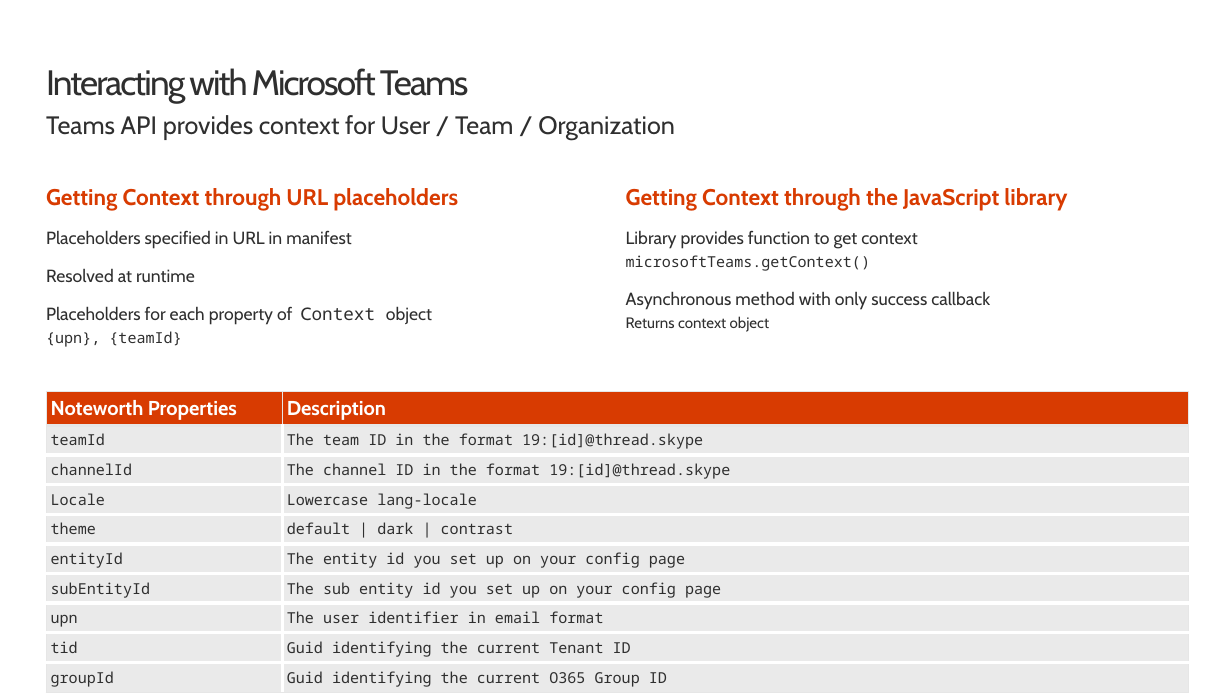
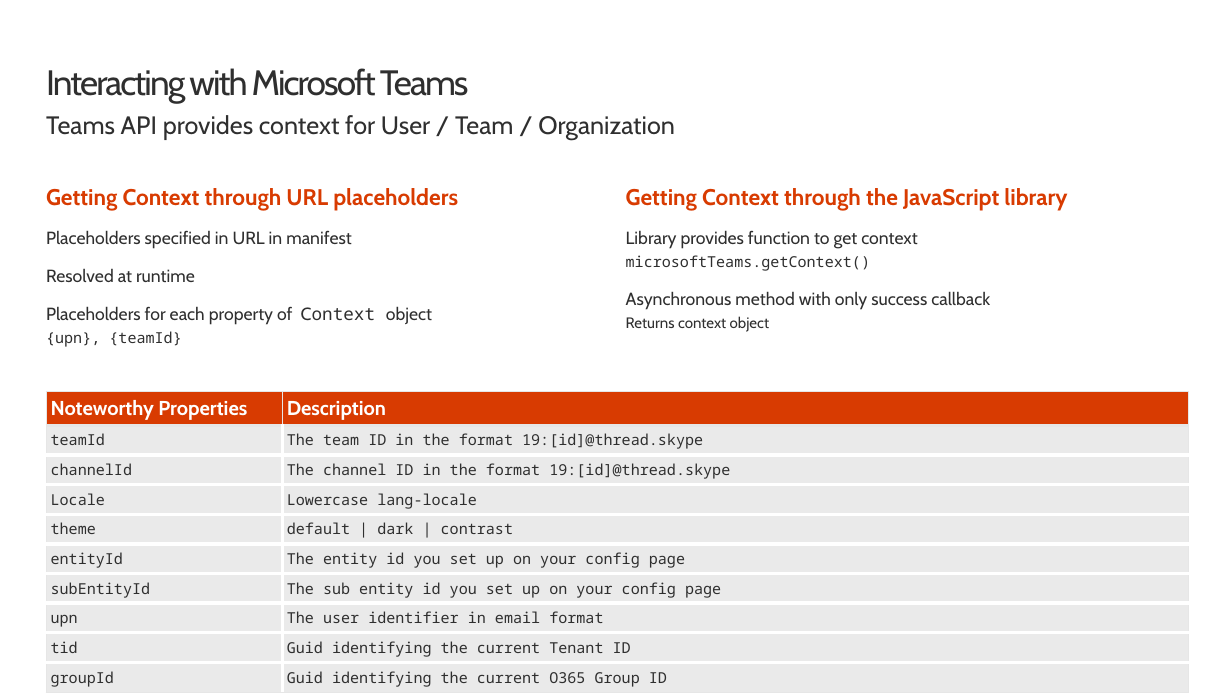
Before and after one commit to SharePoint/sp-dev-training-spfx-teams-dev, a slide deck: slide 6 of 01-intro.pptx. Drawn at 1232x693 pixels with LibreOffice and Linux fonts; fonts in the diff are those of the drawing; background and template pictures are left out. Boxes give left, top, right and bottom in pixels: in the first picture for what was removed or moved away, otherwise in the second. Text is boxed around its words. In the diff, an @@ line names an element or a change of style, - is before the commit and + after.

```diff
--- a/01-intro.pptx
+++ b/01-intro.pptx
@@ table at box(46, 392, 1189, 691) @@
-row 1, column 1: Noteworth Properties
+row 1, column 1: Noteworthy Properties
```
Also in this commit, not shown: 44 other files.
